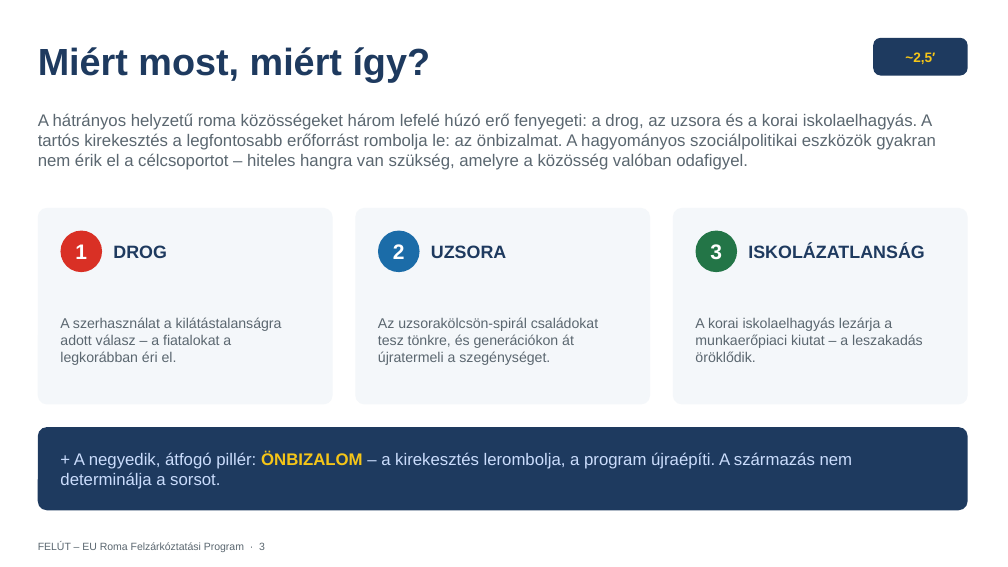
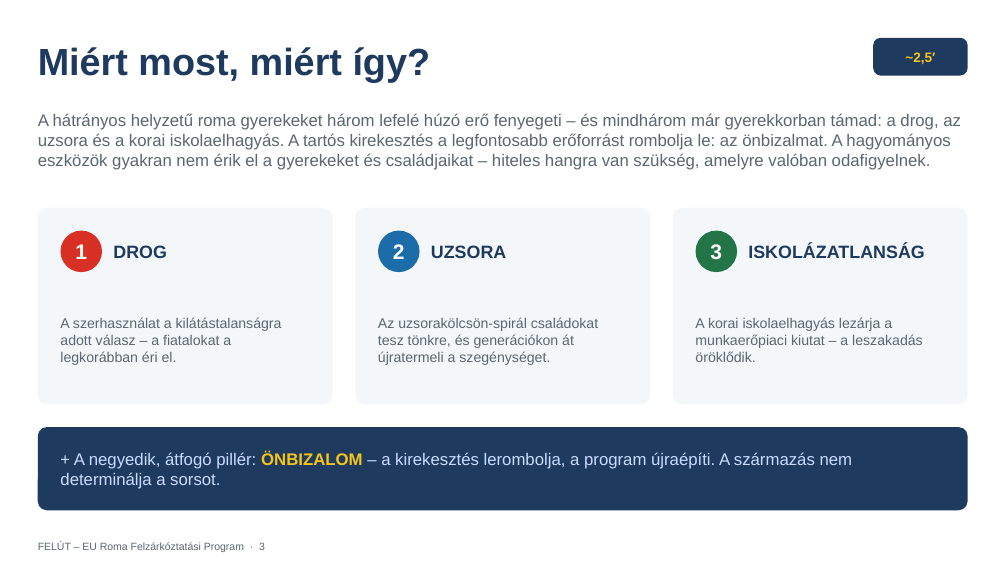
Before and after one commit to ferencszegedi-cmd/aurapro-website, a slide deck: slide 3 of eu-roma-program/prezentacio/FELUT_EU_Roma_Felzarkoztatasi_Program.pptx. Drawn at 1008x567 pixels with LibreOffice and Linux fonts; fonts in the diff are those of the drawing. Boxes give left, top, right and bottom in pixels: in the first picture for what was removed or moved away, otherwise in the second. Text is boxed around its words. In the diff, an @@ line names an element or a change of style, - is before the commit and + after.

```diff
--- a/eu-roma-program/prezentacio/FELUT_EU_Roma_Felzarkoztatasi_Program.pptx
+++ b/eu-roma-program/prezentacio/FELUT_EU_Roma_Felzarkoztatasi_Program.pptx
@@ text at box(38, 113, 961, 170): text changed @@
-A hátrányos helyzetű roma közösségeket három lefelé húzó erő fenyegeti: a drog, az uzsora és a korai iskolaelhagyás. A tartós kirekesztés a legfontosabb erőforrást rombolja le: az önbizalmat. A hagyományos szociálpolitikai eszközök gyakran nem érik el a célcsoportot – hiteles hangra van szükség, amelyre a közösség valóban odafigyel.
+A hátrányos helyzetű roma gyerekeket három lefelé húzó erő fenyegeti – és mindhárom már gyerekkorban támad: a drog, az uzsora és a korai iskolaelhagyás. A tartós kirekesztés a legfontosabb erőforrást rombolja le: az önbizalmat. A hagyományos eszközök gyakran nem érik el a gyerekeket és családjaikat – hiteles hangra van szükség, amelyre valóban odafigyelnek.
```
Also in this commit, not shown: 9 other slides changed, 6 other files.
